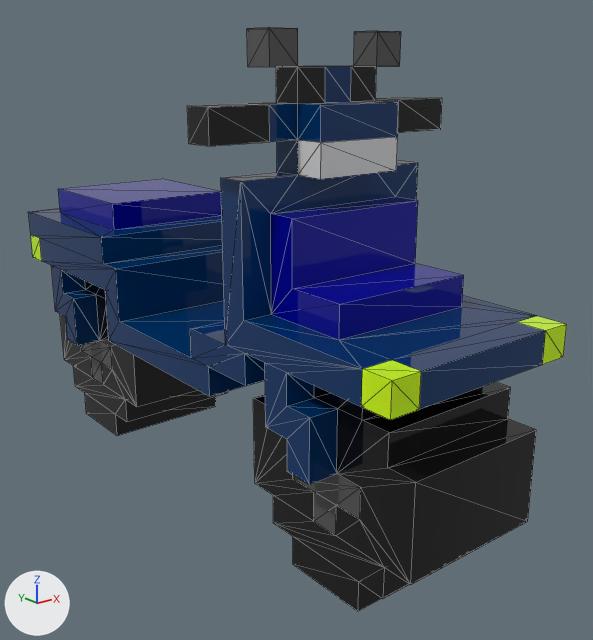
The OBJ model GothamCity/Modelos_obj/Transportes/moto2.obj, before and after one commit.
Camera for both pictures: a 50 mm lens placed at (-1.65, -2.39, 1.54), pointed at (0.12, -0.19, 0.66). The axes (+X, +Y, +Z) are drawn at lower left. The lights are the same throughout. Mesh edges are drawn as thin lines. Where no turn or scale is listed for an object, it has been applied to the vertices.

Names of what the first picture shows: 'moto2'.
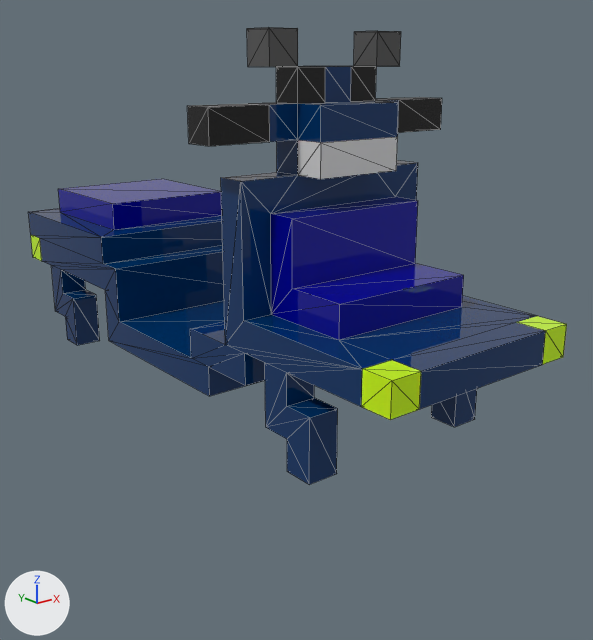
The newer file is also turned or shifted as a whole; pictures and numbers use the older file's frame.

Boxes [x1, y1, x2, y2] around the edits, measured in the pictures (593 x 640 px):
'moto2', reshaped (22% shorter): before [28, 27, 567, 611]; after [28, 27, 567, 485]
part 1 of me_moto2, cut back: before [60, 281, 536, 611]; after [244, 353, 456, 427]

The change in detail:
me_moto2 is used by ob_moto2; location (0.0, 0.0, 0.0).
me_moto2 had 314 vertices, 632 faces and spanned x -0.45..0.45, y -1.13..1.07, z 0.03..1.63.
me_moto2 now has 206 vertices, 408 faces and spans x -0.45..0.45, y -1.13..1.07, z 0.43..1.63.
Part 1, on me_moto2:
108 vertices are removed from x -0.25..0.25, y -1.13..1.07, z 0.03..0.73.
268 faces are deleted.
44 new faces join them.
